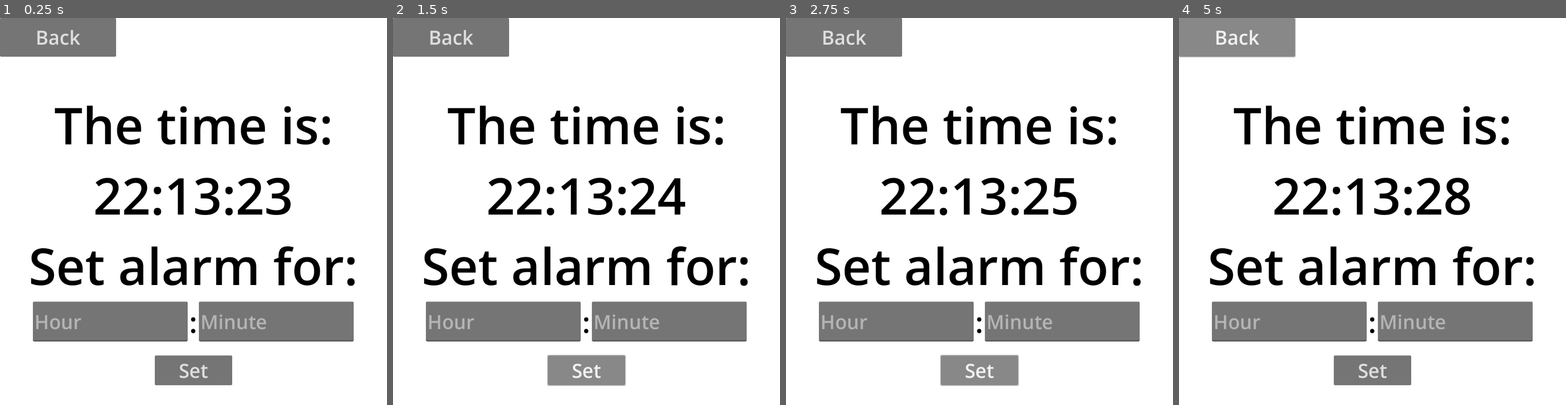
Above: before the commit, frames 1-4 (left to right).
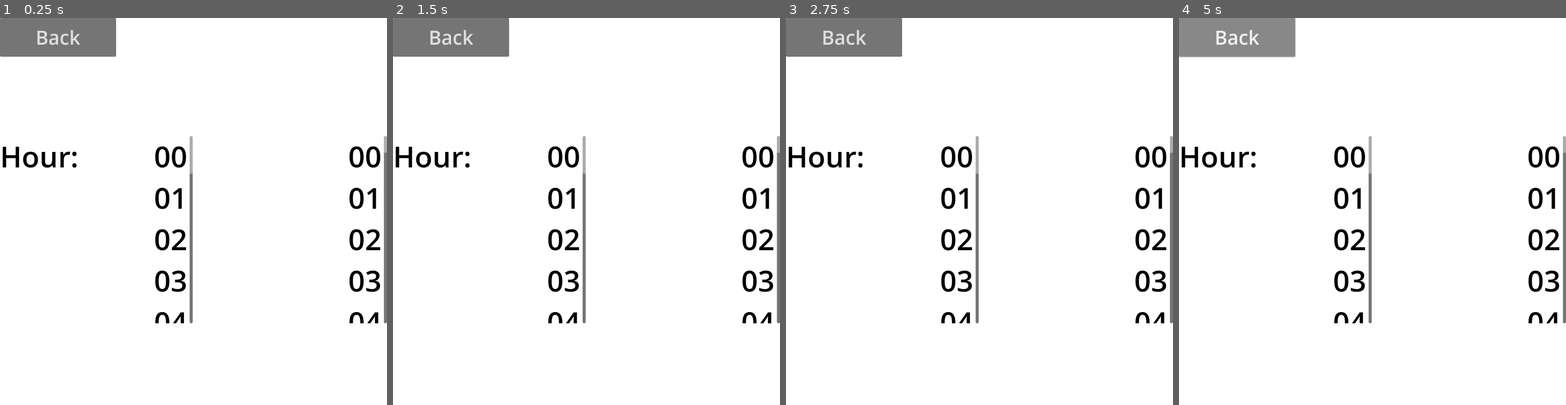
Above: after the commit, the same moments.

Repository: Char7otte/Health-App-Prototype
Game: Godot game, scene res://scenes/timer_menu/timer_menu.tscn
The game is run twice, just before and just after one commit, with the same random seed, the same clock (stepped at 60 frames per second) and the same inputs. This scene is started directly instead of the project's main scene.
Inputs (mouse positions are in pixels of both pictures, inside the frame that each line leads up to):
- Up to frame 1 (0.25 s): no input
- Up to frame 2 (1.5 s): click (586, 370) at 0.5 s, where only the run before the commit has a clickable "Set"; click (586, 370) at 1.25 s, where only the run before the commit has a clickable "Set"
- Up to frame 3 (2.75 s): click (979, 370) at 2 s, where only the run before the commit has a clickable "Set"
- Up to frame 4 (5 s): click "Back" at 2.75 s

The runs differ from the first frame. In frame 1, 19% of the frame differs, in the area x 0-100%, y 22-95%; in frame 2, 20%; in frame 3, 20%; in frame 4, 20%.
Error in both runs: Cannot call method 'queue_free' on a null value. (res://scenes/components/queue_self_button.gd:6)

Commit message:
update timer_menu.tscn to have scrolling dials

Diff:
--- a/scenes/timer_menu/timer_menu.tscn
+++ b/scenes/timer_menu/timer_menu.tscn
@@ -20,6 +20,7 @@
 layout_mode = 0
 
 [node name="VBoxContainer" type="VBoxContainer" parent="."]
+visible = false
 layout_mode = 0
 offset_top = 187.0
 offset_right = 1000.0
@@ -109,3 +110,458 @@
 [node name="Control3" type="Control" parent="VBoxContainer/HBoxContainer2"]
 layout_mode = 2
 size_flags_horizontal = 3
+
+[node name="TimeContainer" type="HBoxContainer" parent="."]
+layout_mode = 0
+offset_top = 305.0
+offset_right = 1000.0
+offset_bottom = 789.0
+
+[node name="Control" type="Control" parent="TimeContainer"]
+layout_mode = 2
+size_flags_horizontal = 3
+
+[node name="Label" type="Label" parent="TimeContainer/Control"]
+layout_mode = 2
+offset_right = 203.0
+offset_bottom = 103.0
+theme = ExtResource("3_lrhwk")
+text = "Hour:"
+
+[node name="HoursContainer" type="ScrollContainer" parent="TimeContainer"]
+custom_minimum_size = Vector2(100, 0)
+layout_mode = 2
+
+[node name="VBoxContainer" type="VBoxContainer" parent="TimeContainer/HoursContainer"]
+layout_mode = 2
+
+[node name="@Label@35950" type="Label" parent="TimeContainer/HoursContainer/VBoxContainer"]
+layout_mode = 2
+theme = ExtResource("3_lrhwk")
+text = "00"
+
+[node name="@Label@35951" type="Label" parent="TimeContainer/HoursContainer/VBoxContainer"]
+layout_mode = 2
+theme = ExtResource("3_lrhwk")
+text = "01"
+
+[node name="@Label@35952" type="Label" parent="TimeContainer/HoursContainer/VBoxContainer"]
+layout_mode = 2
+theme = ExtResource("3_lrhwk")
+text = "02"
+
+[node name="@Label@35953" type="Label" parent="TimeContainer/HoursContainer/VBoxContainer"]
+layout_mode = 2
+theme = ExtResource("3_lrhwk")
+text = "03"
+
+[node name="@Label@35954" type="Label" parent="TimeContainer/HoursContainer/VBoxContainer"]
+layout_mode = 2
+theme = ExtResource("3_lrhwk")
+text = "04"
+
+[node name="@Label@35955" type="Label" parent="TimeContainer/HoursContainer/VBoxContainer"]
+layout_mode = 2
+theme = ExtResource("3_lrhwk")
+text = "05"
+
+[node name="@Label@35956" type="Label" parent="TimeContainer/HoursContainer/VBoxContainer"]
+layout_mode = 2
+theme = ExtResource("3_lrhwk")
+text = "06"
+
+[node name="@Label@35957" type="Label" parent="TimeContainer/HoursContainer/VBoxContainer"]
+layout_mode = 2
+theme = ExtResource("3_lrhwk")
+text = "07"
+
+[node name="@Label@35958" type="Label" parent="TimeContainer/HoursContainer/VBoxContainer"]
+layout_mode = 2
+theme = ExtResource("3_lrhwk")
+text = "08"
+
+[node name="@Label@35959" type="Label" parent="TimeContainer/HoursContainer/VBoxContainer"]
+layout_mode = 2
+theme = ExtResource("3_lrhwk")
+text = "09"
+
+[node name="@Label@35960" type="Label" parent="TimeContainer/HoursContainer/VBoxContainer"]
+layout_mode = 2
+theme = ExtResource("3_lrhwk")
+text = "10"
+
+[node name="@Label@35961" type="Label" parent="TimeContainer/HoursContainer/VBoxContainer"]
+layout_mode = 2
+theme = ExtResource("3_lrhwk")
+text = "11"
+
+[node name="@Label@35962" type="Label" parent="TimeContainer/HoursContainer/VBoxContainer"]
+layout_mode = 2
+theme = ExtResource("3_lrhwk")
+text = "12"
+
+[node name="@Label@35963" type="Label" parent="TimeContainer/HoursContainer/VBoxContainer"]
+layout_mode = 2
+theme = ExtResource("3_lrhwk")
+text = "13"
+
+[node name="@Label@35964" type="Label" parent="TimeContainer/HoursContainer/VBoxContainer"]
+layout_mode = 2
+theme = ExtResource("3_lrhwk")
+text = "14"
+
+[node name="@Label@35965" type="Label" parent="TimeContainer/HoursContainer/VBoxContainer"]
+layout_mode = 2
+theme = ExtResource("3_lrhwk")
+text = "15"
+
+[node name="@Label@35966" type="Label" parent="TimeContainer/HoursContainer/VBoxContainer"]
+layout_mode = 2
+theme = ExtResource("3_lrhwk")
+text = "16"
+
+[node name="@Label@35967" type="Label" parent="TimeContainer/HoursContainer/VBoxContainer"]
+layout_mode = 2
+theme = ExtResource("3_lrhwk")
+text = "17"
+
+[node name="@Label@35968" type="Label" parent="TimeContainer/HoursContainer/VBoxContainer"]
+layout_mode = 2
+theme = ExtResource("3_lrhwk")
+text = "18"
+
+[node name="@Label@35969" type="Label" parent="TimeContainer/HoursContainer/VBoxContainer"]
+layout_mode = 2
+theme = ExtResource("3_lrhwk")
+text = "19"
+
+[node name="@Label@35970" type="Label" parent="TimeContainer/HoursContainer/VBoxContainer"]
+layout_mode = 2
+theme = ExtResource("3_lrhwk")
+text = "20"
+
+[node name="@Label@35971" type="Label" parent="TimeContainer/HoursContainer/VBoxContainer"]
+layout_mode = 2
+theme = ExtResource("3_lrhwk")
+text = "21"
+
+[node name="@Label@35972" type="Label" parent="TimeContainer/HoursContainer/VBoxContainer"]
+layout_mode = 2
+theme = ExtResource("3_lrhwk")
+text = "22"
+
+[node name="@Label@35973" type="Label" parent="TimeContainer/HoursContainer/VBoxContainer"]
+layout_mode = 2
+theme = ExtResource("3_lrhwk")
+text = "23"
+
+[node name="Control2" type="Control" parent="TimeContainer"]
+layout_mode = 2
+size_flags_horizontal = 3
+
+[node name="MinutesContainer" type="ScrollContainer" parent="TimeContainer"]
+custom_minimum_size = Vector2(100, 0)
+layout_mode = 2
+
+[node name="VBoxContainer" type="VBoxContainer" parent="TimeContainer/MinutesContainer"]
+layout_mode = 2
+
+[node name="@Label@35974" type="Label" parent="TimeContainer/MinutesContainer/VBoxContainer"]
+layout_mode = 2
+theme = ExtResource("3_lrhwk")
+text = "00"
+
+[node name="@Label@35975" type="Label" parent="TimeContainer/MinutesContainer/VBoxContainer"]
+layout_mode = 2
+theme = ExtResource("3_lrhwk")
+text = "01"
+
+[node name="@Label@35976" type="Label" parent="TimeContainer/MinutesContainer/VBoxContainer"]
+layout_mode = 2
+theme = ExtResource("3_lrhwk")
+text = "02"
+
+[node name="@Label@35977" type="Label" parent="TimeContainer/MinutesContainer/VBoxContainer"]
+layout_mode = 2
+theme = ExtResource("3_lrhwk")
+text = "03"
+
+[node name="@Label@35978" type="Label" parent="TimeContainer/MinutesContainer/VBoxContainer"]
+layout_mode = 2
+theme = ExtResource("3_lrhwk")
+text = "04"
+
+[node name="@Label@35979" type="Label" parent="TimeContainer/MinutesContainer/VBoxContainer"]
+layout_mode = 2
+theme = ExtResource("3_lrhwk")
+text = "05"
+
+[node name="@Label@35980" type="Label" parent="TimeContainer/MinutesContainer/VBoxContainer"]
+layout_mode = 2
+theme = ExtResource("3_lrhwk")
+text = "06"
+
+[node name="@Label@35981" type="Label" parent="TimeContainer/MinutesContainer/VBoxContainer"]
+layout_mode = 2
+theme = ExtResource("3_lrhwk")
+text = "07"
+
+[node name="@Label@35982" type="Label" parent="TimeContainer/MinutesContainer/VBoxContainer"]
+layout_mode = 2
+theme = ExtResource("3_lrhwk")
+text = "08"
+
+[node name="@Label@35983" type="Label" parent="TimeContainer/MinutesContainer/VBoxContainer"]
+layout_mode = 2
+theme = ExtResource("3_lrhwk")
+text = "09"
+
+[node name="@Label@35984" type="Label" parent="TimeContainer/MinutesContainer/VBoxContainer"]
+layout_mode = 2
+theme = ExtResource("3_lrhwk")
+text = "10"
+
+[node name="@Label@35985" type="Label" parent="TimeContainer/MinutesContainer/VBoxContainer"]
+layout_mode = 2
+theme = ExtResource("3_lrhwk")
+text = "11"
+
+[node name="@Label@35986" type="Label" parent="TimeContainer/MinutesContainer/VBoxContainer"]
+layout_mode = 2
+theme = ExtResource("3_lrhwk")
+text = "12"
+
+[node name="@Label@35987" type="Label" parent="TimeContainer/MinutesContainer/VBoxContainer"]
+layout_mode = 2
+theme = ExtResource("3_lrhwk")
+text = "13"
+
+[node name="@Label@35988" type="Label" parent="TimeContainer/MinutesContainer/VBoxContainer"]
+layout_mode = 2
+theme = ExtResource("3_lrhwk")
+text = "14"
+
+[node name="@Label@35989" type="Label" parent="TimeContainer/MinutesContainer/VBoxContainer"]
+layout_mode = 2
+theme = ExtResource("3_lrhwk")
+text = "15"
+
+[node name="@Label@35990" type="Label" parent="TimeContainer/MinutesContainer/VBoxContainer"]
+layout_mode = 2
+theme = ExtResource("3_lrhwk")
+text = "16"
+
+[node name="@Label@35991" type="Label" parent="TimeContainer/MinutesContainer/VBoxContainer"]
+layout_mode = 2
+theme = ExtResource("3_lrhwk")
+text = "17"
+
+[node name="@Label@35992" type="Label" parent="TimeContainer/MinutesContainer/VBoxContainer"]
+layout_mode = 2
+theme = ExtResource("3_lrhwk")
+text = "18"
+
+[node name="@Label@35993" type="Label" parent="TimeContainer/MinutesContainer/VBoxContainer"]
+layout_mode = 2
+theme = ExtResource("3_lrhwk")
+text = "19"
+
+[node name="@Label@35994" type="Label" parent="TimeContainer/MinutesContainer/VBoxContainer"]
+layout_mode = 2
+theme = ExtResource("3_lrhwk")
+text = "20"
+
+[node name="@Label@35995" type="Label" parent="TimeContainer/MinutesContainer/VBoxContainer"]
+layout_mode = 2
+theme = ExtResource("3_lrhwk")
+text = "21"
+
+[node name="@Label@35996" type="Label" parent="TimeContainer/MinutesContainer/VBoxContainer"]
+layout_mode = 2
+theme = ExtResource("3_lrhwk")
+text = "22"
+
+[node name="@Label@35997" type="Label" parent="TimeContainer/MinutesContainer/VBoxContainer"]
+layout_mode = 2
+theme = ExtResource("3_lrhwk")
+text = "23"
+
+[node name="@Label@35998" type="Label" parent="TimeContainer/MinutesContainer/VBoxContainer"]
+layout_mode = 2
+theme = ExtResource("3_lrhwk")
+text = "24"
+
+[node name="@Label@35999" type="Label" parent="TimeContainer/MinutesContainer/VBoxContainer"]
+layout_mode = 2
+theme = ExtResource("3_lrhwk")
+text = "25"
+
+[node name="@Label@36000" type="Label" parent="TimeContainer/MinutesContainer/VBoxContainer"]
+layout_mode = 2
+theme = ExtResource("3_lrhwk")
+text = "26"
+
+[node name="@Label@36001" type="Label" parent="TimeContainer/MinutesContainer/VBoxContainer"]
+layout_mode = 2
+theme = ExtResource("3_lrhwk")
+text = "27"
+
+[node name="@Label@36002" type="Label" parent="TimeContainer/MinutesContainer/VBoxContainer"]
+layout_mode = 2
+theme = ExtResource("3_lrhwk")
+text = "28"
+
+[node name="@Label@36003" type="Label" parent="TimeContainer/MinutesContainer/VBoxContainer"]
+layout_mode = 2
+theme = ExtResource("3_lrhwk")
+text = "29"
+
+[node name="@Label@36004" type="Label" parent="TimeContainer/MinutesContainer/VBoxContainer"]
+layout_mode = 2
+theme = ExtResource("3_lrhwk")
+text = "30"
+
+[node name="@Label@36005" type="Label" parent="TimeContainer/MinutesContainer/VBoxContainer"]
+layout_mode = 2
+theme = ExtResource("3_lrhwk")
+text = "31"
+
+[node name="@Label@36006" type="Label" parent="TimeContainer/MinutesContainer/VBoxContainer"]
+layout_mode = 2
+theme = ExtResource("3_lrhwk")
+text = "32"
+
+[node name="@Label@36007" type="Label" parent="TimeContainer/MinutesContainer/VBoxContainer"]
+layout_mode = 2
+theme = ExtResource("3_lrhwk")
+text = "33"
+
+[node name="@Label@36008" type="Label" parent="TimeContainer/MinutesContainer/VBoxContainer"]
+layout_mode = 2
+theme = ExtResource("3_lrhwk")
+text = "34"
+
+[node name="@Label@36009" type="Label" parent="TimeContainer/MinutesContainer/VBoxContainer"]
+layout_mode = 2
+theme = ExtResource("3_lrhwk")
+text = "35"
+
+[node name="@Label@36010" type="Label" parent="TimeContainer/MinutesContainer/VBoxContainer"]
+layout_mode = 2
+theme = ExtResource("3_lrhwk")
+text = "36"
+
+[node name="@Label@36011" type="Label" parent="TimeContainer/MinutesContainer/VBoxContainer"]
+layout_mode = 2
+theme = ExtResource("3_lrhwk")
+text = "37"
+
+[node name="@Label@36012" type="Label" parent="TimeContainer/MinutesContainer/VBoxContainer"]
+layout_mode = 2
+theme = ExtResource("3_lrhwk")
+text = "38"
+
+[node name="@Label@36013" type="Label" parent="TimeContainer/MinutesContainer/VBoxContainer"]
+layout_mode = 2
+theme = ExtResource("3_lrhwk")
+text = "39"
+
+[node name="@Label@36014" type="Label" parent="TimeContainer/MinutesContainer/VBoxContainer"]
+layout_mode = 2
+theme = ExtResource("3_lrhwk")
+text = "40"
+
+[node name="@Label@36015" type="Label" parent="TimeContainer/MinutesContainer/VBoxContainer"]
+layout_mode = 2
+theme = ExtResource("3_lrhwk")
+text = "41"
+
+[node name="@Label@36016" type="Label" parent="TimeContainer/MinutesContainer/VBoxContainer"]
+layout_mode = 2
+theme = ExtResource("3_lrhwk")
+text = "42"
+
+[node name="@Label@36017" type="Label" parent="TimeContainer/MinutesContainer/VBoxContainer"]
+layout_mode = 2
+theme = ExtResource("3_lrhwk")
+text = "43"
+
+[node name="@Label@36018" type="Label" parent="TimeContainer/MinutesContainer/VBoxContainer"]
+layout_mode = 2
+theme = ExtResource("3_lrhwk")
+text = "44"
+
+[node name="@Label@36019" type="Label" parent="TimeContainer/MinutesContainer/VBoxContainer"]
+layout_mode = 2
+theme = ExtResource("3_lrhwk")
+text = "45"
+
+[node name="@Label@36020" type="Label" parent="TimeContainer/MinutesContainer/VBoxContainer"]
+layout_mode = 2
+theme = ExtResource("3_lrhwk")
+text = "46"
+
+[node name="@Label@36021" type="Label" parent="TimeContainer/MinutesContainer/VBoxContainer"]
+layout_mode = 2
+theme = ExtResource("3_lrhwk")
+text = "47"
+
+[node name="@Label@36022" type="Label" parent="TimeContainer/MinutesContainer/VBoxContainer"]
+layout_mode = 2
+theme = ExtResource("3_lrhwk")
+text = "48"
+
+[node name="@Label@36023" type="Label" parent="TimeContainer/MinutesContainer/VBoxContainer"]
+layout_mode = 2
+theme = ExtResource("3_lrhwk")
+text = "49"
+
+[node name="@Label@36024" type="Label" parent="TimeContainer/MinutesContainer/VBoxContainer"]
+layout_mode = 2
+theme = ExtResource("3_lrhwk")
+text = "50"
+
+[node name="@Label@36025" type="Label" parent="TimeContainer/MinutesContainer/VBoxContainer"]
+layout_mode = 2
+theme = ExtResource("3_lrhwk")
+text = "51"
+
+[node name="@Label@36026" type="Label" parent="TimeContainer/MinutesContainer/VBoxContainer"]
+layout_mode = 2
+theme = ExtResource("3_lrhwk")
+text = "52"
+
+[node name="@Label@36027" type="Label" parent="TimeContainer/MinutesContainer/VBoxContainer"]
+layout_mode = 2
+theme = ExtResource("3_lrhwk")
+text = "53"
+
+[node name="@Label@36028" type="Label" parent="TimeContainer/MinutesContainer/VBoxContainer"]
+layout_mode = 2
+theme = ExtResource("3_lrhwk")
+text = "54"
+
+[node name="@Label@36029" type="Label" parent="TimeContainer/MinutesContainer/VBoxContainer"]
+layout_mode = 2
+theme = ExtResource("3_lrhwk")
+text = "55"
+
+[node name="@Label@36030" type="Label" parent="TimeContainer/MinutesContainer/VBoxContainer"]
+layout_mode = 2
+theme = ExtResource("3_lrhwk")
+text = "56"
+
+[node name="@Label@36031" type="Label" parent="TimeContainer/MinutesContainer/VBoxContainer"]
+layout_mode = 2
+theme = ExtResource("3_lrhwk")
+text = "57"
+
+[node name="@Label@36032" type="Label" parent="TimeContainer/MinutesContainer/VBoxContainer"]
+layout_mode = 2
+theme = ExtResource("3_lrhwk")
+text = "58"
+
+[node name="@Label@36033" type="Label" parent="TimeContainer/MinutesContainer/VBoxContainer"]
+layout_mode = 2
+theme = ExtResource("3_lrhwk")
+text = "59"
